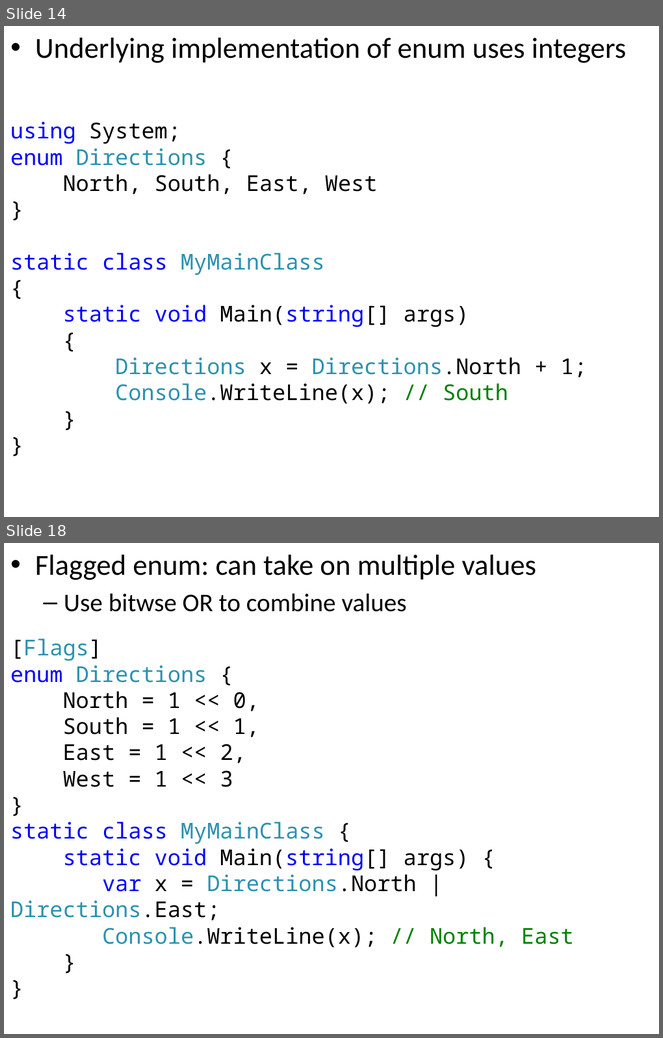
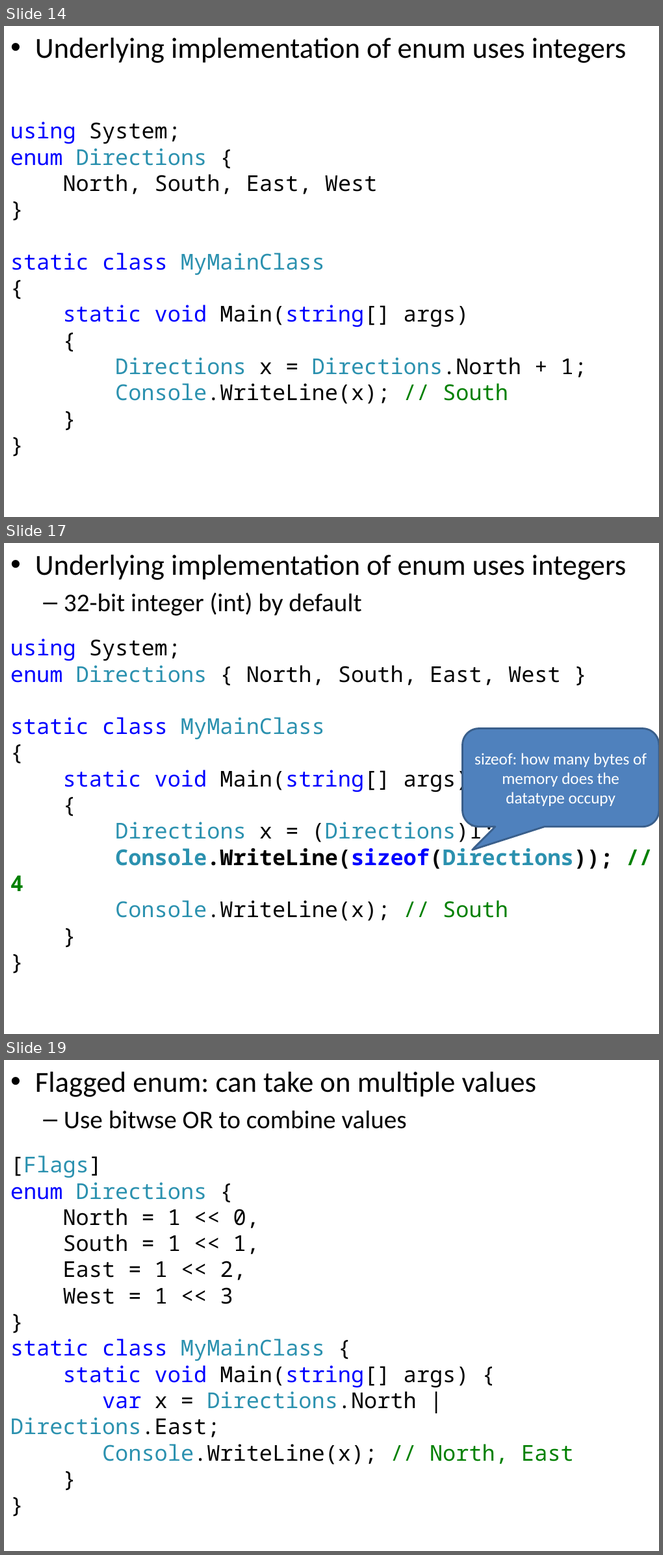
Before and after one commit to iap-csharp/iap-csharp.github.com, a slide deck: IAP-CSharp-Lecture-4.pptx. Shown one above the other, each under a label of ours: slides 14 and 18 before the commit, slides 14, 17 and 19 after it; the slides between them are not shown. The pictures are 663x1038 and 663x1555 pixels, drawn with LibreOffice and Linux fonts; fonts in the diff are those of the drawing. Boxes give left, top, right and bottom in pixels: in the first picture for what was removed or moved away, otherwise in the second. Text is boxed around its words. In the diff, an @@ line names an element or a change of style, - is before the commit and + after.

```diff
--- a/IAP-CSharp-Lecture-4.pptx
+++ b/IAP-CSharp-Lecture-4.pptx
@@ slide 17 added at [4, 543, 659, 1034], background #FFFFFF @@
@@ text added at [35, 555, 627, 616], 32 pt, text #000000 @@
+• Underlying implementation of enum uses integers
+  – 32-bit integer (int) by default
@@ text added at [10, 639, 613, 921], 24 pt, text #000000 @@
+using System;
+enum Directions { North, South, East, West }
+static class MyMainClass
+{
+static void Main(string[] args)
+{
+Directions x = (Directions)1;
+Console.WriteLine(sizeof(Directions)); // 4
+Console.WriteLine(x); // South
+}
+}
@@ rounded speech box added at [463, 728, 659, 826], fill #4F81BD, outline #3A5F8C 2 pt, 18 pt, text #FFFFFF @@
+sizeof: how many bytes of memory does the datatype occupy
@@ what was slide 18 is now slide 19 @@
```
Also in this commit, not shown: 4 slides changed, 1 other slide added, 1 other file.
